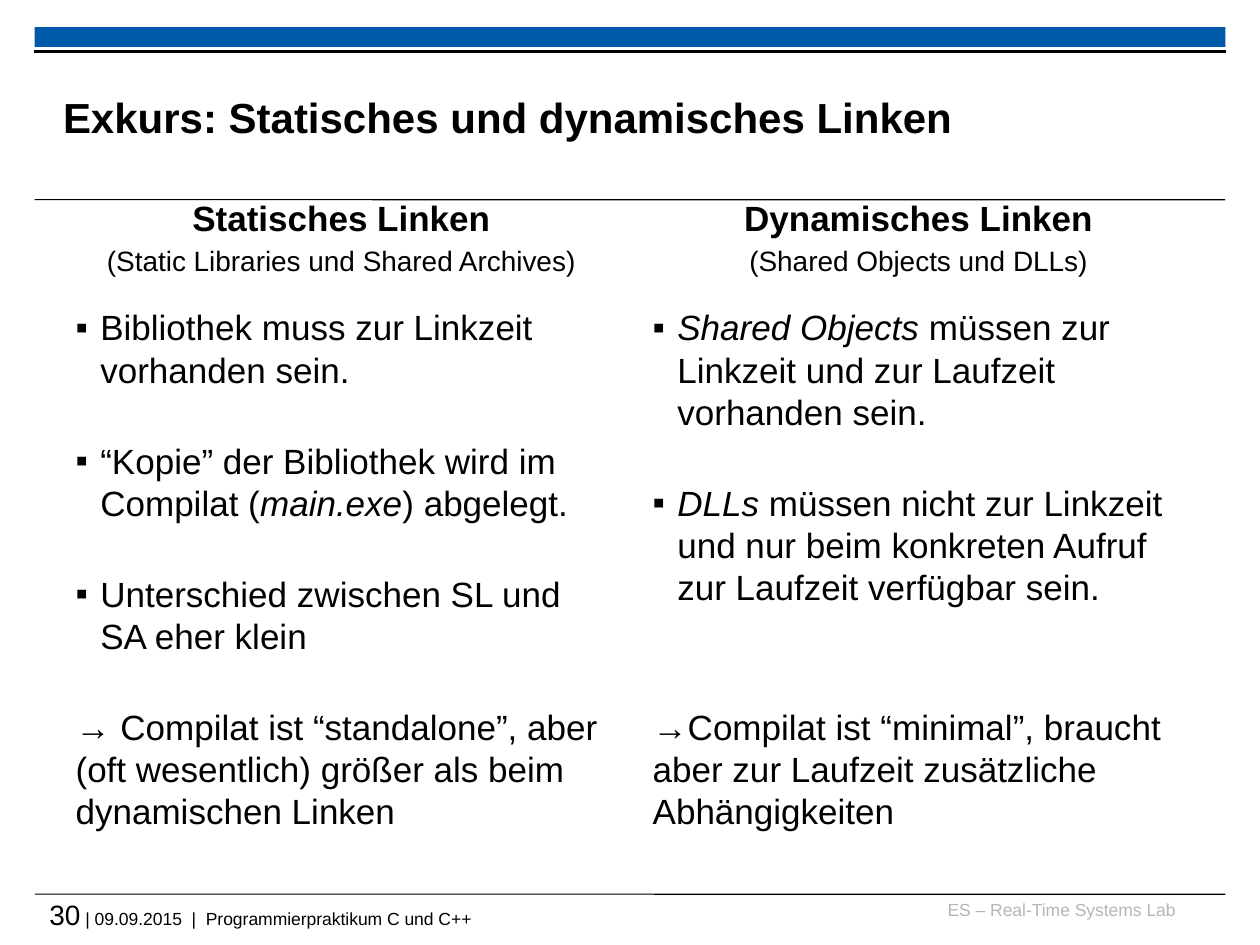
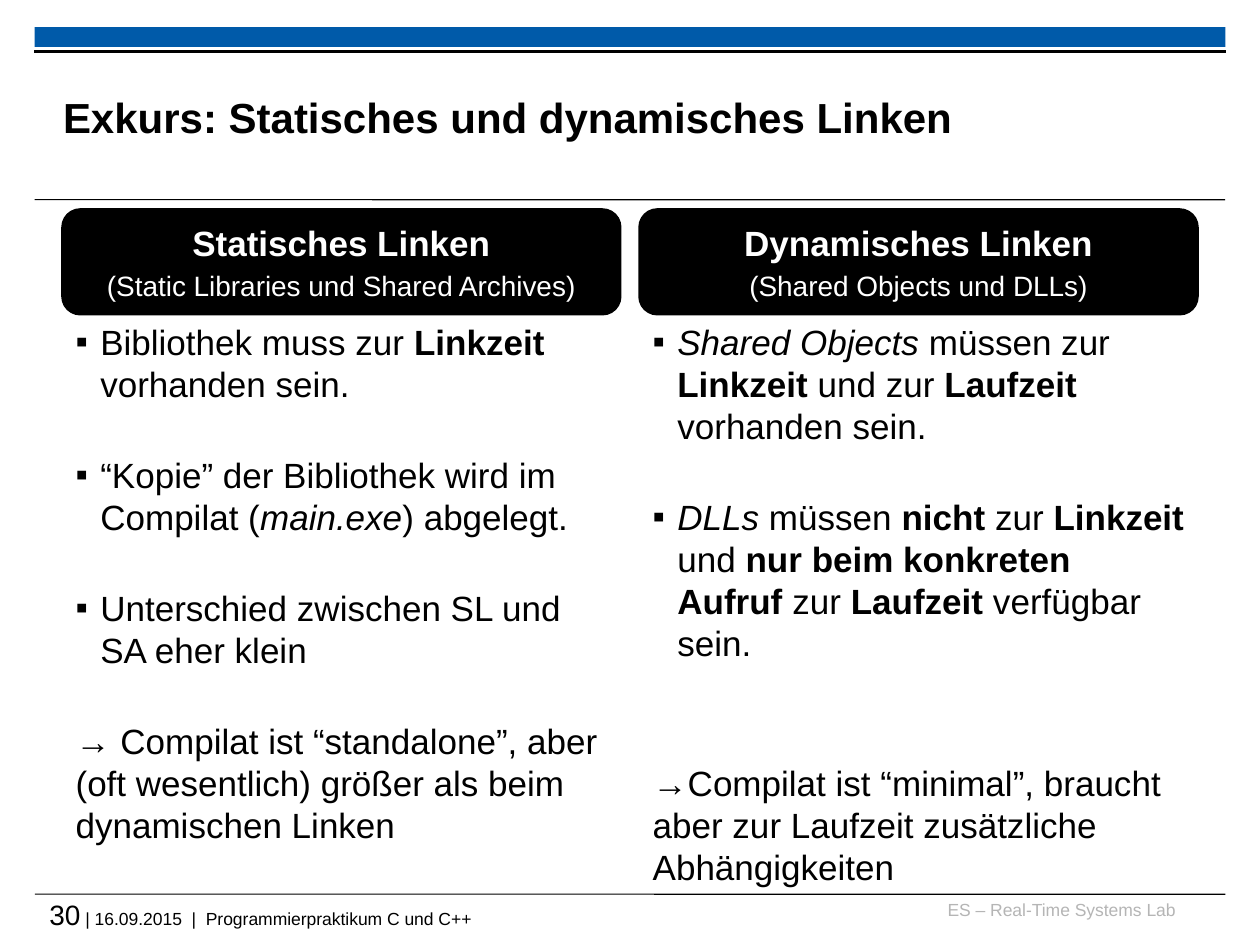
Before and after one commit to h82k/tud-cppp, a slide deck: slide 30 of cppp_lecture.pptx. Drawn at 1260x945 pixels with LibreOffice and Linux fonts; fonts in the diff are those of the drawing; background and template pictures are left out. Boxes give left, top, right and bottom in pixels: in the first picture for what was removed or moved away, otherwise in the second. Text is boxed around its words. In the diff, an @@ line names an element or a change of style, - is before the commit and + after.

```diff
--- a/cppp_lecture.pptx
+++ b/cppp_lecture.pptx
@@ text "Statisches Linken": place and size @@
-text "Statisches Linken" at <box>107,205,575,277</box>
+text "Statisches Linken" at <box>63,210,620,314</box>
@@ text "Statisches Linken" at <box>63,210,620,314</box>: text colour #000000 to #FFFFFF @@
@@ text "Dynamisches Linken" at <box>640,210,1197,314</box>: text colour #000000 to #FFFFFF @@
@@ text "Dynamisches Linken": place and size @@
-text "Dynamisches Linken" at <box>744,205,1093,277</box>
+text "Dynamisches Linken" at <box>640,210,1197,314</box>
@@ text "Bibliothek muss zur Linkzeit vorhanden ...": place and size @@
-text "Bibliothek muss zur Linkzeit vorhanden ..." at <box>76,314,597,830</box>
+text "Bibliothek muss zur Linkzeit vorhanden ..." at <box>76,329,597,845</box>
@@ text at <box>100,329,544,398</box>: bold on in "Linkzeit" @@
@@ text "Shared Objects müssen zur Linkzeit ...": place and size @@
-text "Shared Objects müssen zur Linkzeit ..." at <box>653,314,1163,830</box>
+text "Shared Objects müssen zur Linkzeit ..." at <box>653,329,1184,839</box>
@@ text at <box>677,329,1184,657</box>: bold on in "Linkzeit Laufzeit", "nicht Linkzeit nur beim konkreten Aufruf Laufzeit" @@
@@ text at <box>49,905,471,929</box>: text changed @@
-30 | 09.09.2015 | Programmierpraktikum C und C++
+30 | 16.09.2015 | Programmierpraktikum C und C++
```
Also in this commit, not shown: 28 other slides changed, 5 slides added, 3 slides removed.
